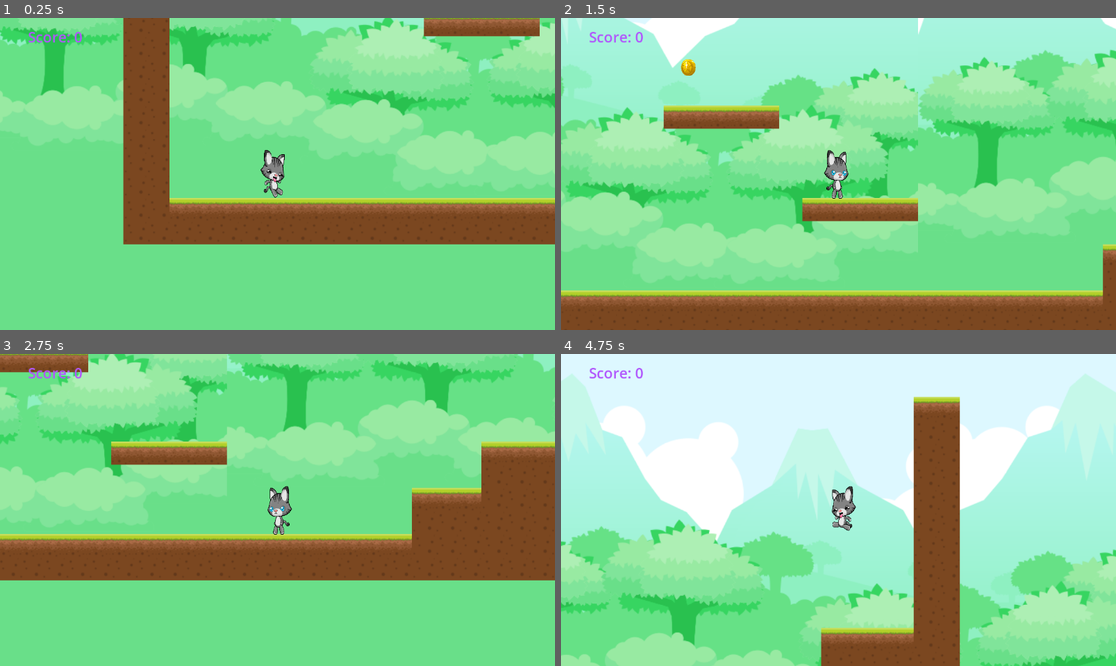
Above: before the commit, frames 1-4 (two rows, left to right).
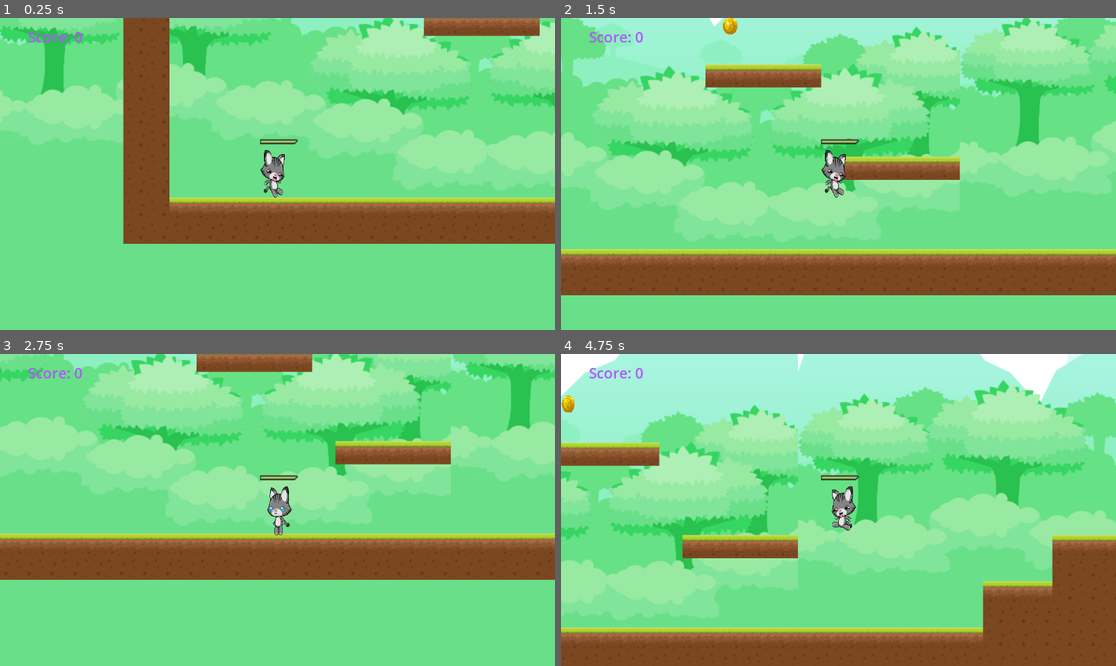
Above: after the commit, the same moments.

Repository: claudio82/2d_platformer
Game: Godot game, scene res://main.tscn
Same seed, same stepped clock (60 frames per second), same inputs: the game is played once before the commit and once after it.
Inputs:
- Up to frame 1 (0.25 s): no input
- Up to frame 2 (1.5 s): hold D (move_right) from 0.53 s (still down); tap Space (jump) at 0.77 s
- Up to frame 3 (2.75 s): tap Space (jump) at 1.52 s; release D (move_right) at 2.03 s; hold A (move_left) from 2.03 s (still down)
- Up to frame 4 (4.75 s): release A (move_left) at 2.78 s; hold D (move_right) 2.78-4.28 s; tap Space (jump) at 3.02, 3.77, 4.52 s; hold A (move_left) from 4.28 s (still down)

The runs differ from the first frame. In frame 1, 1.9% of the frame differs, in the area x 0-100%, y 0-73%; in frame 2, 73%; in frame 3, 37%; in frame 4, 89%, in the area x 0-100%, y 0-100%.
Error after the commit: Attempt to call function 'play' in base 'null instance' on a null instance. (res://scripts/platform_character.gd:43)

Commit message:
Add files via upload

Diff:
--- a/scenes/platform_character.tscn
+++ b/scenes/platform_character.tscn
@@ -1,24 +1,34 @@
-[gd_scene load_steps=35 format=3 uid="uid://hccaqwd3qxbe"]
+[gd_scene load_steps=49 format=3 uid="uid://hccaqwd3qxbe"]
 
 [ext_resource type="Script" uid="uid://bkktrt0j5imco" path="res://scripts/platform_character.gd" id="1_7ux0n"]
+[ext_resource type="Texture2D" uid="uid://cvupy3yiafgy6" path="res://assets/sprites/character/Dead (1).png" id="2_1u2eb"]
 [ext_resource type="Texture2D" uid="uid://q17glij21jay" path="res://assets/sprites/character/Idle (1).png" id="2_aip0j"]
 [ext_resource type="Texture2D" uid="uid://cofss0dtnphhd" path="res://assets/sprites/character/Fall (1).png" id="2_s0qhf"]
+[ext_resource type="Texture2D" uid="uid://c5bvpspcr2iy5" path="res://assets/sprites/character/Dead (2).png" id="3_2bphf"]
 [ext_resource type="Texture2D" uid="uid://bhxbgkdj5xwst" path="res://assets/sprites/character/Idle (3).png" id="3_7owfp"]
 [ext_resource type="Texture2D" uid="uid://kakwd485hf8r" path="res://assets/sprites/character/Fall (2).png" id="3_p6anj"]
 [ext_resource type="Texture2D" uid="uid://dqpdkkfqtln0b" path="res://assets/sprites/character/Fall (3).png" id="4_c7wyw"]
 [ext_resource type="Texture2D" uid="uid://dp7ubeouwdxit" path="res://assets/sprites/character/Idle (2).png" id="4_h8fr8"]
+[ext_resource type="Texture2D" uid="uid://b3ynasvumeoug" path="res://assets/sprites/character/Dead (3).png" id="4_ulywr"]
+[ext_resource type="Texture2D" uid="uid://qk60nq6ijjko" path="res://assets/sprites/character/Dead (4).png" id="5_06mp2"]
 [ext_resource type="Texture2D" uid="uid://bomjkdjn21fnm" path="res://assets/sprites/character/Idle (5).png" id="5_bmpu8"]
 [ext_resource type="Texture2D" uid="uid://scfere1njef0" path="res://assets/sprites/character/Fall (4).png" id="5_ejqpl"]
 [ext_resource type="Texture2D" uid="uid://c18dqykd5kttr" path="res://assets/sprites/character/Fall (5).png" id="6_728u6"]
+[ext_resource type="Texture2D" uid="uid://7yq7r45t63w7" path="res://assets/sprites/character/Dead (5).png" id="6_tm2r5"]
 [ext_resource type="Texture2D" uid="uid://2ettpjjjjttd" path="res://assets/sprites/character/Idle (6).png" id="6_wpic3"]
 [ext_resource type="Texture2D" uid="uid://cwhrdw25nst02" path="res://assets/sprites/character/Fall (6).png" id="7_255rx"]
+[ext_resource type="Texture2D" uid="uid://j7n0v33hhxrt" path="res://assets/sprites/character/Dead (6).png" id="7_dewdl"]
 [ext_resource type="Texture2D" uid="uid://dq88pgftrg4it" path="res://assets/sprites/character/Idle (10).png" id="7_kilqj"]
 [ext_resource type="Texture2D" uid="uid://cknceonyudbqj" path="res://assets/sprites/character/Idle (8).png" id="7_wpic3"]
+[ext_resource type="Texture2D" uid="uid://bp636foqrblys" path="res://assets/sprites/character/Dead (7).png" id="8_33u08"]
 [ext_resource type="Texture2D" uid="uid://ikqp3gx6ftwf" path="res://assets/sprites/character/Fall (7).png" id="8_xyml1"]
 [ext_resource type="Texture2D" uid="uid://qlff4a8olp6d" path="res://assets/sprites/character/Fall (8).png" id="9_6geqw"]
+[ext_resource type="Texture2D" uid="uid://8pul8hxkqdr0" path="res://assets/sprites/character/Dead (8).png" id="9_dqois"]
 [ext_resource type="Texture2D" uid="uid://c7l2h52pcp1j4" path="res://assets/sprites/character/Walk (1).png" id="9_jrw2c"]
 [ext_resource type="Texture2D" uid="uid://c33vnyng2puao" path="res://assets/sprites/character/Walk (2).png" id="10_glpuf"]
+[ext_resource type="Texture2D" uid="uid://kc50tuwd8l00" path="res://assets/sprites/character/Dead (9).png" id="10_s75sx"]
 [ext_resource type="Texture2D" uid="uid://dd5p3d4mliub1" path="res://assets/sprites/character/Walk (3).png" id="11_exsuy"]
+[ext_resource type="Texture2D" uid="uid://btkpvpm77bd7p" path="res://assets/sprites/character/Dead (10).png" id="11_j6yny"]
 [ext_resource type="Texture2D" uid="uid://dnjx1kjh1qhj1" path="res://assets/sprites/character/Walk (5).png" id="12_mu2pb"]
 [ext_resource type="Texture2D" uid="uid://di75eg4tyxt1f" path="res://assets/sprites/character/Walk (6).png" id="13_ajdcv"]
 [ext_resource type="Texture2D" uid="uid://bqw61kdfnvfgx" path="res://assets/sprites/character/Walk (8).png" id="14_jwsxs"]
@@ -32,12 +42,51 @@
 [ext_resource type="Texture2D" uid="uid://cbpd8kao7qdoc" path="res://assets/sprites/character/Jump (7).png" id="23_7kxx1"]
 [ext_resource type="Texture2D" uid="uid://cg731f3ycakbu" path="res://assets/sprites/character/Jump (8).png" id="24_f0uew"]
 [ext_resource type="AudioStream" uid="uid://b3ny8rmgarcvr" path="res://assets/sounds/jump.mp3" id="32_1tg7b"]
+[ext_resource type="Texture2D" uid="uid://dv6x1uxyk22oa" path="res://assets/sprites/ui/HealthBar.png" id="33_1sy2a"]
+[ext_resource type="Script" uid="uid://b2vom6iic3iwh" path="res://scripts/health_bar.gd" id="34_jhhd7"]
+[ext_resource type="Texture2D" uid="uid://cjb3mrmmjlshs" path="res://assets/sprites/ui/ProgressUnder.png" id="34_vnw5a"]
+[ext_resource type="AudioStream" uid="uid://cj57d2h3gff24" path="res://assets/sounds/hitHurt.wav" id="43_2bphf"]
 
 [sub_resource type="RectangleShape2D" id="RectangleShape2D_s0qhf"]
 size = Vector2(21, 57)
 
 [sub_resource type="SpriteFrames" id="SpriteFrames_01ehn"]
 animations = [{
+"frames": [{
+"duration": 1.0,
+"texture": ExtResource("2_1u2eb")
+}, {
+"duration": 1.0,
+"texture": ExtResource("3_2bphf")
+}, {
+"duration": 1.0,
+"texture": ExtResource("4_ulywr")
+}, {
+"duration": 1.0,
+"texture": ExtResource("5_06mp2")
+}, {
+"duration": 1.0,
+"texture": ExtResource("6_tm2r5")
+}, {
+"duration": 1.0,
+"texture": ExtResource("7_dewdl")
+}, {
+"duration": 1.0,
+"texture": ExtResource("8_33u08")
+}, {
+"duration": 1.0,
+"texture": ExtResource("9_dqois")
+}, {
+"duration": 1.0,
+"texture": ExtResource("10_s75sx")
+}, {
+"duration": 1.0,
+"texture": ExtResource("11_j6yny")
+}],
+"loop": false,
+"name": &"die",
+"speed": 12.0
+}, {
 "frames": [{
 "duration": 1.0,
 "texture": ExtResource("2_s0qhf")
@@ -154,22 +203,46 @@
 
 [node name="PlatformCharacter" type="CharacterBody2D" groups=["player"]]
 script = ExtResource("1_7ux0n")
+speed = 480
 friction = 12
 
 [node name="Camera2D" type="Camera2D" parent="."]
 zoom = Vector2(1.5, 1.5)
 
 [node name="CollisionShape2D" type="CollisionShape2D" parent="."]
-position = Vector2(-2.5, 5)
+position = Vector2(-2.5, 4)
 shape = SubResource("RectangleShape2D_s0qhf")
 
 [node name="AnimatedSprite2D" type="AnimatedSprite2D" parent="."]
 texture_filter = 1
 scale = Vector2(0.118081, 0.155949)
 sprite_frames = SubResource("SpriteFrames_01ehn")
-animation = &"idle"
+animation = &"walk"
 autoplay = "idle"
 
-[node name="AudioStreamPlayer" type="AudioStreamPlayer" parent="."]
+[node name="JumpSFX" type="AudioStreamPlayer" parent="."]
 stream = ExtResource("32_1tg7b")
 volume_db = -15.8
+
+[node name="HitSFX" type="AudioStreamPlayer" parent="."]
+stream = ExtResource("43_2bphf")
+volume_db = -15.8
+
+[node name="HealthBar" type="TextureProgressBar" parent="." groups=["health_bar"]]
+offset_left = -26.0
+offset_top = -76.0
+offset_right = 26.0
+offset_bottom = -36.0
+value = 100.0
+script = ExtResource("34_jhhd7")
+
+[node name="ProgressUnder" type="TextureProgressBar" parent="HealthBar"]
+show_behind_parent = true
+layout_mode = 0
+offset_left = 2.0
+offset_top = 28.0
+offset_right = 54.0
+offset_bottom = 68.0
+value = 100.0
+texture_under = ExtResource("34_vnw5a")
+texture_progress = ExtResource("33_1sy2a")
